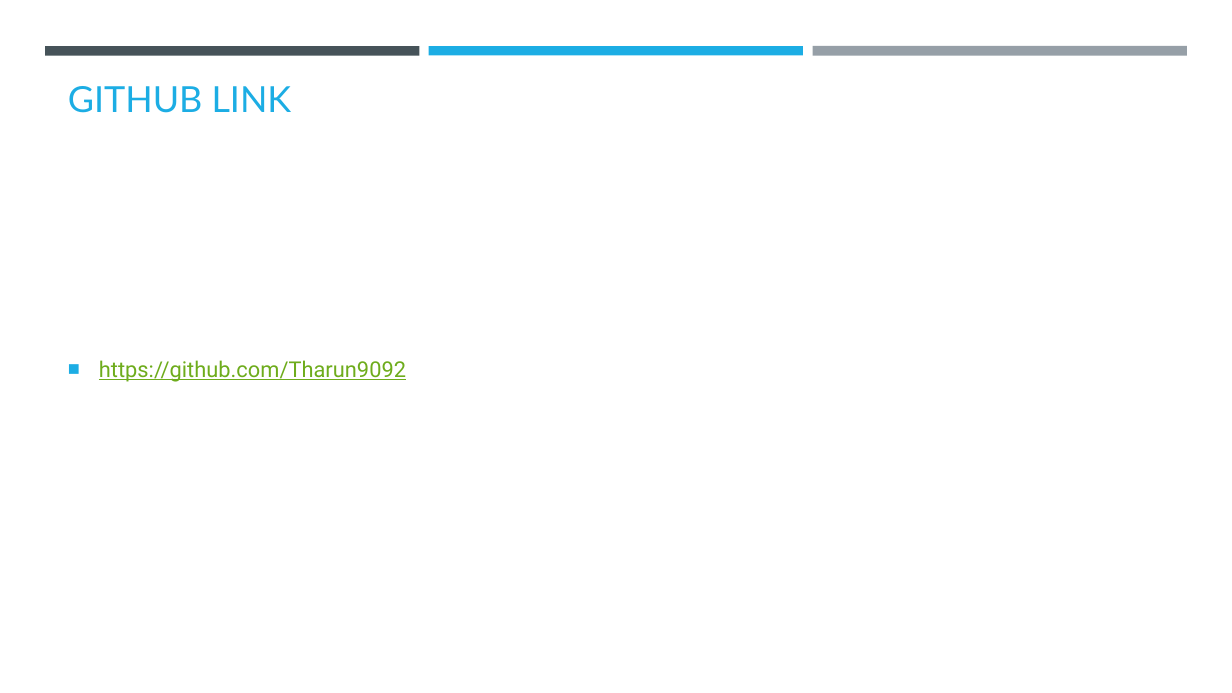
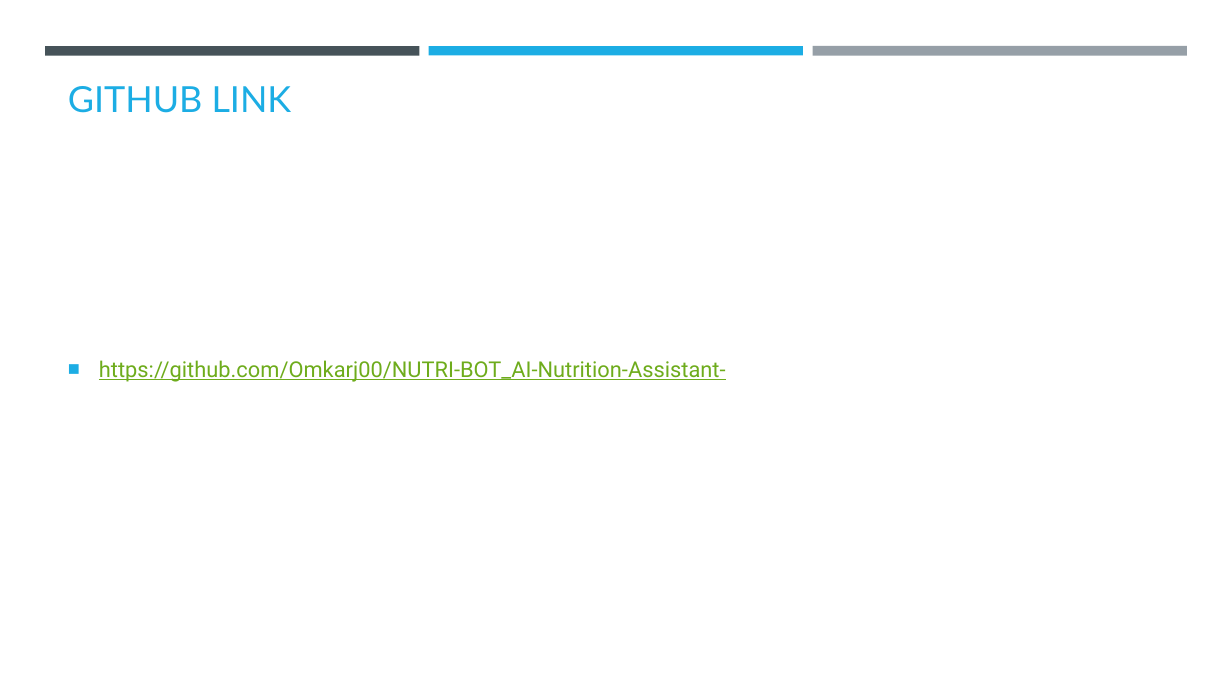
Before and after one commit to Omkarj00/NUTRI-BOT_AI-Nutrition-Assistant-, a slide deck: slide 13 of 01_NUTRITION_AI_AGENT_PROJECT.pptx. Drawn at 1232x693 pixels with LibreOffice and Linux fonts; fonts in the diff are those of the drawing; background and template pictures are left out. Boxes give left, top, right and bottom in pixels: in the first picture for what was removed or moved away, otherwise in the second. Text is boxed around its words. In the diff, an @@ line names an element or a change of style, - is before the commit and + after.

```diff
--- a/01_NUTRITION_AI_AGENT_PROJECT.pptx
+++ b/01_NUTRITION_AI_AGENT_PROJECT.pptx
@@ text at bbox=[99, 360, 726, 382]: text changed @@
-■ https://github.com/Tharun9092
+■ https://github.com/Omkarj00/NUTRI-BOT_AI-Nutrition-Assistant-
```
Also in this commit, not shown: 2 other files.
